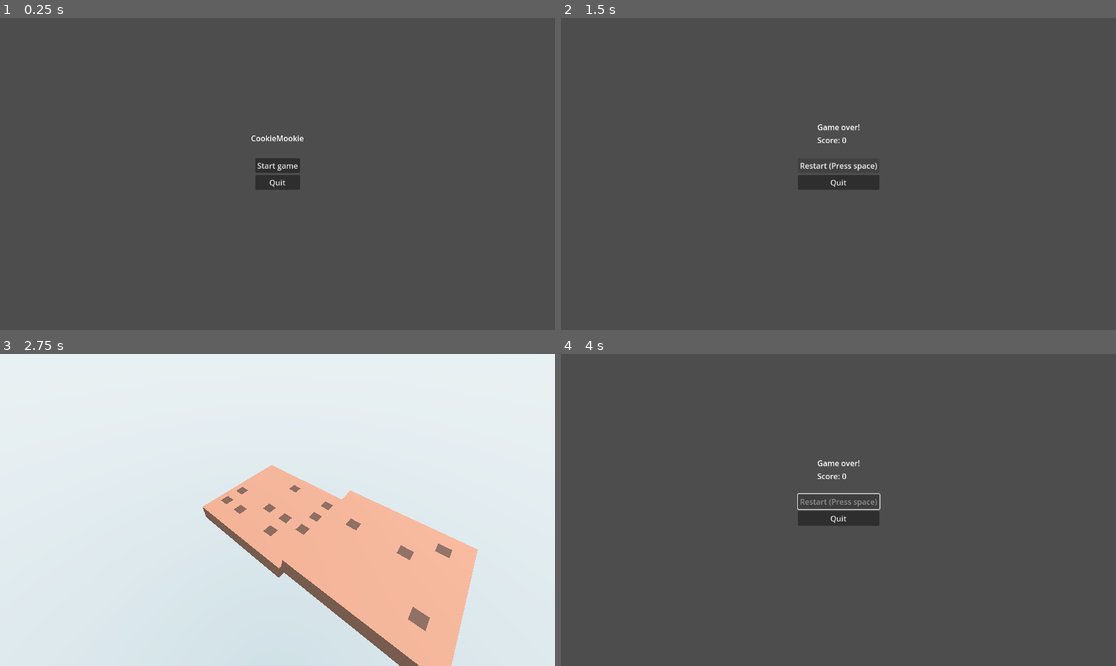
Above: before the commit, frames 1-4 (two rows, left to right).
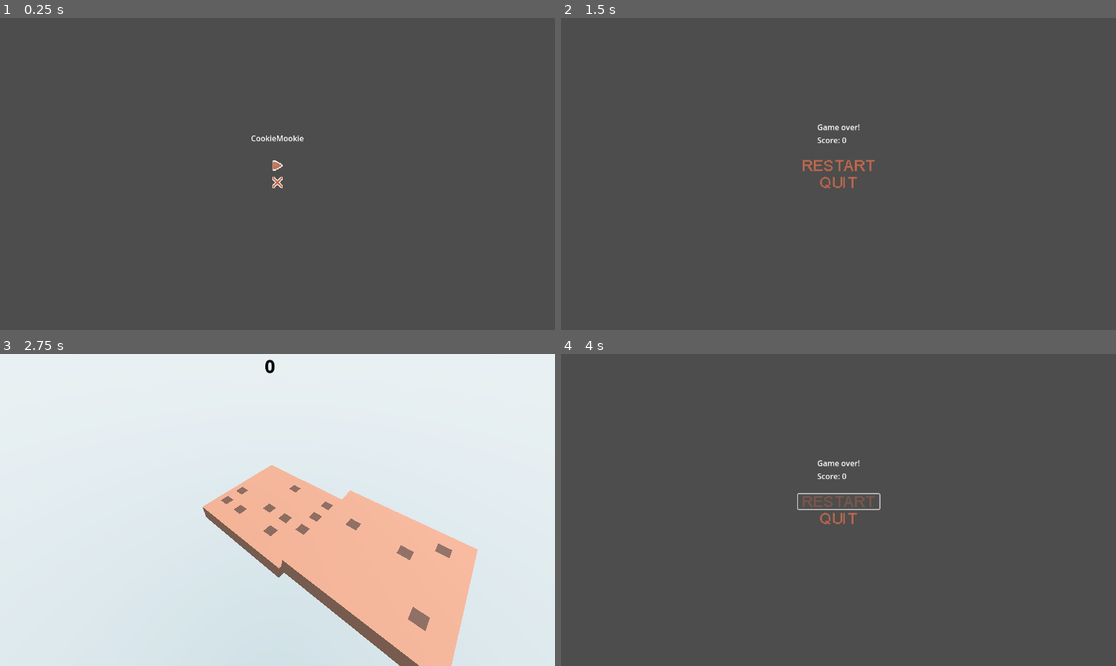
Above: after the commit, the same moments.

Repository: NahirJT/CookieMookie
Game: Godot game, scene res://scenes/main_menu.tscn
Same seed, same stepped clock (60 frames per second), same inputs: the game is played once before the commit and once after it.
Inputs (mouse positions are in pixels of both pictures, inside the frame that each line leads up to):
- Up to frame 1 (0.25 s): no input
- Up to frame 2 (1.5 s): click (838, 164) at 0.5 s; hold Space (place) from 1.28 s (still down)
- Up to frame 3 (2.75 s): release Space (place) at 2 s; click (277, 500) at 2 s
- Up to frame 4 (4 s): tap Space (place) at 2.85 s; click (838, 500) at 3.5 s

The runs differ from the first frame. In frame 1, 0.7% of the frame differs, in the area x 46-55%, y 44-56%; in frame 2, 1.0%, in the area x 42-58%, y 45-56%; in frame 3, less than 0.1%; in frame 4, 0.9%.

Commit message:
Add score system and update UI with button icons
Introduces a new score.gd script to manage game scoring, with signal support for UI updates. HUD.gd and ScoreLabel are added to display the score, and main.gd is refactored to use the new Score singleton. Main menu and game over menu buttons now use texture icons instead of text for improved visuals.

Diff:
--- a/project.godot
+++ b/project.godot
@@ -19,6 +19,7 @@
 
 GameState="*res://scripts/game_state.gd"
 AudioManager="*res://scripts/audio_manager.gd"
+Score="*res://scripts/score.gd"
 
 [dotnet]
 
--- /dev/null
+++ b/scenes/HUD.gd
@@ -0,0 +1,16 @@
+extends CanvasLayer
+
+@onready var _score_label: Label = $ScoreLabel
+
+func _ready() -> void:
+	# Connect to the Score signal
+	Score.score_changed.connect(_on_score_changed)
+	# Initialize display
+	_update_score_display(Score.get_score())
+
+func _on_score_changed(new_score: int) -> void:
+	_update_score_display(new_score)
+
+func _update_score_display(score: int) -> void:
+	if _score_label:
+		_score_label.text = "%d" % score
--- a/scenes/game_over_menu.tscn
+++ b/scenes/game_over_menu.tscn
@@ -1,7 +1,9 @@
-[gd_scene load_steps=3 format=3 uid="uid://ojh1giju3pr5"]
+[gd_scene load_steps=5 format=3 uid="uid://ojh1giju3pr5"]
 
-[ext_resource type="Script" uid="uid://p2havuljra5w" path="res://scripts/game_over_menu.gd" id="1_6ebp1"]
-[ext_resource type="AudioStream" uid="uid://d3l0cgohr10td" path="res://assets/audio/sfx/button_click.wav" id="2_cwb3k"]
+[ext_resource type="Script" uid="uid://uu13xq0eeskc" path="res://scripts/game_over_menu.gd" id="1_6ebp1"]
+[ext_resource type="AudioStream" uid="uid://dwpm3neaongw7" path="res://assets/audio/sfx/button_click.wav" id="2_cwb3k"]
+[ext_resource type="Texture2D" uid="uid://chnmi6gs2pfb2" path="res://assets/textures/button_texture/restart_button.png" id="3_81acl"]
+[ext_resource type="Texture2D" uid="uid://cqmw702ayrbk5" path="res://assets/textures/button_texture/quit_button.png" id="4_7u104"]
 
 [node name="GameOverMenu" type="Control"]
 layout_mode = 3
@@ -11,6 +13,10 @@
 grow_horizontal = 2
 grow_vertical = 2
 script = ExtResource("1_6ebp1")
+
+[node name="ButtonClick" type="AudioStreamPlayer" parent="."]
+stream = ExtResource("2_cwb3k")
+volume_db = 12.0
 
 [node name="LabelContainer" type="VBoxContainer" parent="."]
 layout_mode = 1
@@ -41,21 +47,25 @@
 anchor_top = 0.5
 anchor_right = 0.5
 anchor_bottom = 0.5
-offset_left = -20.0
-offset_top = -20.0
-offset_right = 20.0
-offset_bottom = 20.0
+offset_left = -84.5
+offset_top = -33.0
+offset_right = 84.5
+offset_bottom = 33.0
 grow_horizontal = 2
 grow_vertical = 2
 
 [node name="RestartButton" type="Button" parent="ButtonContainer"]
 layout_mode = 2
-text = "Restart (Press space)"
+text = " "
+icon = ExtResource("3_81acl")
+flat = true
+icon_alignment = 1
+expand_icon = true
 
 [node name="QuitButton" type="Button" parent="ButtonContainer"]
 layout_mode = 2
-text = "Quit"
-
-[node name="ButtonClick" type="AudioStreamPlayer" parent="."]
-stream = ExtResource("2_cwb3k")
-volume_db = 12.0
+text = " "
+icon = ExtResource("4_7u104")
+flat = true
+icon_alignment = 1
+expand_icon = true
--- a/scenes/main.tscn
+++ b/scenes/main.tscn
@@ -1,7 +1,8 @@
-[gd_scene load_steps=8 format=3 uid="uid://cl0ecfv7exlq3"]
+[gd_scene load_steps=9 format=3 uid="uid://cl0ecfv7exlq3"]
 
-[ext_resource type="Script" uid="uid://j2y3qc3jwg65" path="res://scripts/main.gd" id="1_o5qli"]
+[ext_resource type="Script" uid="uid://cj10wlvs8dqwv" path="res://scripts/main.gd" id="1_o5qli"]
 [ext_resource type="AudioStream" uid="uid://bjp4l4fjsth7b" path="res://assets/audio/sfx/cookie_place.wav" id="2_0wfyh"]
+[ext_resource type="Script" uid="uid://ymxxln3c2b25" path="res://scenes/HUD.gd" id="3_sugp2"]
 
 [sub_resource type="Gradient" id="Gradient_sgp6g"]
 colors = PackedColorArray(0.68235296, 0.7764706, 0.8117647, 1, 1, 1, 1, 1)
@@ -42,3 +43,20 @@
 [node name="PlaceSound" type="AudioStreamPlayer" parent="."]
 stream = ExtResource("2_0wfyh")
 volume_db = 12.0
+
+[node name="HUD" type="CanvasLayer" parent="."]
+script = ExtResource("3_sugp2")
+
+[node name="ScoreLabel" type="Label" parent="HUD"]
+custom_minimum_size = Vector2(20, 20)
+anchors_preset = 5
+anchor_left = 0.5
+anchor_right = 0.5
+offset_left = -26.0
+offset_right = 26.0
+offset_bottom = 50.0
+grow_horizontal = 2
+theme_override_colors/font_color = Color(0, 0, 0, 1)
+theme_override_constants/outline_size = 3
+theme_override_font_sizes/font_size = 36
+text = "\"0\""
--- a/scenes/main_menu.tscn
+++ b/scenes/main_menu.tscn
@@ -1,7 +1,9 @@
-[gd_scene load_steps=3 format=3 uid="uid://bfelop77v2h8y"]
+[gd_scene load_steps=5 format=3 uid="uid://bfelop77v2h8y"]
 
-[ext_resource type="Script" uid="uid://cqv30jl6u8p2l" path="res://scripts/main_menu.gd" id="1_l6cm7"]
-[ext_resource type="AudioStream" uid="uid://d3l0cgohr10td" path="res://assets/audio/sfx/button_click.wav" id="2_ekxnf"]
+[ext_resource type="Script" uid="uid://dvunpsbqqgqh8" path="res://scripts/main_menu.gd" id="1_l6cm7"]
+[ext_resource type="AudioStream" uid="uid://dwpm3neaongw7" path="res://assets/audio/sfx/button_click.wav" id="2_ekxnf"]
+[ext_resource type="Texture2D" uid="uid://bj5e3taue1p76" path="res://assets/textures/button_texture/startGame_button.png" id="2_wu84c"]
+[ext_resource type="Texture2D" uid="uid://bln5inn05t14v" path="res://assets/textures/button_texture/exitGame_button.png" id="3_8ln24"]
 
 [node name="MainMenu" type="Control"]
 layout_mode = 3
@@ -43,12 +45,20 @@
 
 [node name="StartButton" type="Button" parent="ButtonContainer"]
 layout_mode = 2
-text = "Start game"
+text = " "
+icon = ExtResource("2_wu84c")
+flat = true
+icon_alignment = 1
+expand_icon = true
 
 [node name="QuitButton" type="Button" parent="ButtonContainer"]
 layout_mode = 2
-text = "Quit
-"
+size_flags_vertical = 4
+text = " "
+icon = ExtResource("3_8ln24")
+flat = true
+icon_alignment = 1
+expand_icon = true
 
 [node name="ButtonClick" type="AudioStreamPlayer" parent="."]
 stream = ExtResource("2_ekxnf")
--- a/scripts/main.gd
+++ b/scripts/main.gd
@@ -22,7 +22,6 @@
 @onready var _active_cookie_holder: Node3D = $ActiveCookie
 @onready var _place_sound: AudioStreamPlayer = $PlaceSound
 
-var score: int = 0
 var is_game_over: bool = false
 
 var _stack_count: int = 0
@@ -43,7 +42,7 @@
 	_clear_children(_active_cookie_holder)
 
 	_stack_count = 0
-	score = 0
+	Score.reset_score()
 	_movement_axis = "x"
 	_active_cookie = null
 	_top_cookie = null
@@ -92,7 +91,6 @@
 
 	_stack_count += 1
 
-
 func _move_active_cookie() -> void:
 	if not _active_cookie or not _top_cookie:
 		return
@@ -118,7 +116,6 @@
 	for child in node.get_children():
 		child.queue_free()
 
-
 func _physics_process(delta: float) -> void:
 	if is_game_over:
 		return
@@ -137,7 +134,6 @@
 	var saved_transform = _active_cookie.global_transform
 	if _active_cookie.get_parent() == _active_cookie_holder:
 		_active_cookie_holder.remove_child(_active_cookie)
-
 	_stack.add_child(_active_cookie)
 	_active_cookie.global_transform = saved_transform
 
@@ -164,12 +160,11 @@
 			_spawn_falling_piece(falling_size, result.get("falling_center"))
 
 	_top_cookie = _active_cookie
-	score += 1
+	Score.add_point()
 
 	_move_camera_up()
 	_movement_axis = "z" if _movement_axis == "x" else "x"
 	_spawn_moving_cookie()
-
 
 func _play_perfect_animation(cookie: Node3D) -> void:
 	var tween = create_tween()
@@ -308,6 +303,6 @@
 
 func _on_game_over() -> void:
 	is_game_over = true
-	GameState.score = score
+	GameState.score = Score.get_score()
 	AudioManager.fade_out_music()
 	get_tree().change_scene_to_file("res://scenes/game_over_menu.tscn")
--- /dev/null
+++ b/scripts/score.gd
@@ -0,0 +1,20 @@
+extends Node
+
+signal score_changed(new_score: int)
+
+var current_score: int = 0
+
+func reset_score() -> void:
+	current_score = 0
+	score_changed.emit(current_score)
+
+func add_point() -> void:
+	current_score += 1
+	score_changed.emit(current_score)
+
+func get_score() -> int:
+	return current_score
+
+func set_score(value: int) -> void:
+	current_score = value
+	score_changed.emit(current_score)
Binary file added: assets/textures/button_texture/exitGame_button.png
Binary file changed: assets/textures/button_texture/quit_button.png
Binary file changed: assets/textures/button_texture/restart_button.png
Binary file added: assets/textures/button_texture/startGame_button.png
